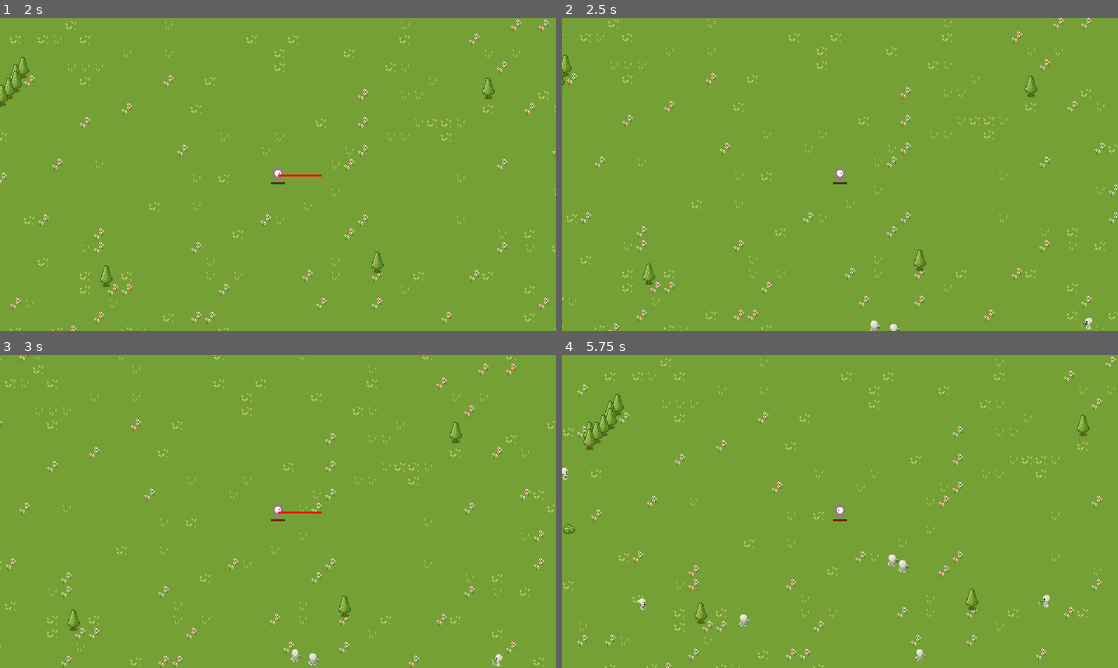
Above: before the commit, frames 1-4 (two rows, left to right).
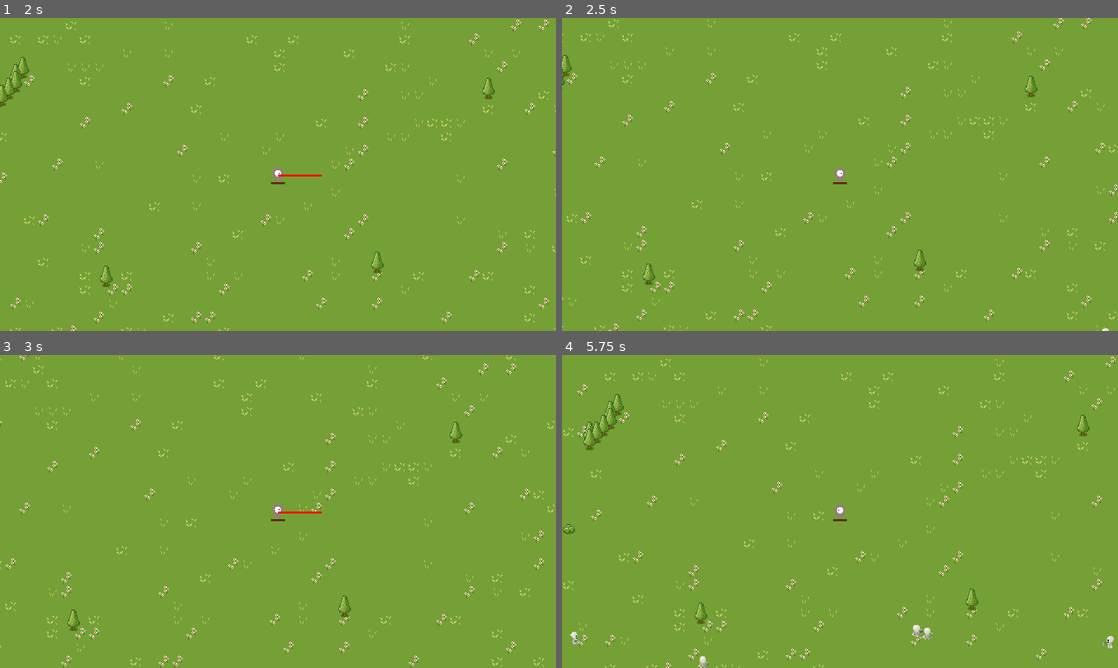
Above: after the commit, the same moments.

Repository: lyquid/ParkingSurvivors
Game: Godot game, scene res://Main.tscn
The game is run twice, just before and just after one commit, with the same random seed, the same clock (stepped at 60 frames per second) and the same inputs.
Inputs:
- Up to frame 1 (2 s): tap Enter at 0.5 s; hold D (move_right) 0.53-1.28 s; hold S (move_down) from 1.28 s (still down)
- Up to frame 2 (2.5 s): release S (move_down) at 2.03 s; hold D (move_right) from 2.03 s (still down)
- Up to frame 3 (3 s): release D (move_right) at 2.78 s; hold W (move_up) from 2.78 s (still down)
- Up to frame 4 (5.75 s): release W (move_up) at 3.53 s; hold A (move_left) 3.53-5.03 s; hold S (move_down) from 5.03 s (still down)

Frame 1 is identical in both runs. In frame 2, 0.1% of the frame differs, in the area x 55-99%, y 95-100%; in frame 3, 0.1%; in frame 4, 0.5%, in the area x 0-100%, y 36-100%.

Commit message:
Player bleeds on hit

Diff:
--- a/Main.gd
+++ b/Main.gd
@@ -2,7 +2,7 @@
 
 # Called when the node enters the scene tree for the first time.
 func _ready():
-	pass # Replace with function body.
+	randomize()
 
 
 # Called every frame. 'delta' is the elapsed time since the previous frame.
--- a/characters/enemies/skeleton/Skeleton.gd
+++ b/characters/enemies/skeleton/Skeleton.gd
@@ -9,7 +9,7 @@
 var rng = RandomNumberGenerator.new()
 
 # Movement variables
-export var speed := 40.0
+export var speed := 20.0
 var direction: Vector2
 var last_direction := Vector2(0, 1)
 var bounce_countdown := 0
--- a/characters/player/Player.gd
+++ b/characters/player/Player.gd
@@ -96,8 +96,8 @@
 func hit(damage):
 	health -= damage
 	update_healthbar()
-	#emit_signal("player_stats_changed", self)
+	$AnimationPlayer.play("hit")
+	$HitParticles.emitting = true
 	if health <= 0:
+		# die!
 		pass
-	else:
-		$AnimationPlayer.play("hit")
--- a/characters/player/Player.tscn
+++ b/characters/player/Player.tscn
@@ -14,7 +14,7 @@
 } ]
 
 [sub_resource type="RectangleShape2D" id=2]
-extents = Vector2( 12, 15.5 )
+extents = Vector2( 10, 14.25 )
 
 [sub_resource type="RectangleShape2D" id=3]
 
@@ -34,12 +34,24 @@
 "values": [ Color( 1, 0, 0, 1 ), Color( 1, 1, 1, 1 ) ]
 }
 
+[sub_resource type="ParticlesMaterial" id=5]
+lifetime_randomness = 0.5
+flag_disable_z = true
+direction = Vector3( 0, 0, 0 )
+spread = 180.0
+gravity = Vector3( 0, 98, 0 )
+initial_velocity = 120.0
+initial_velocity_random = 0.5
+orbit_velocity = 0.0
+orbit_velocity_random = 0.0
+radial_accel = -80.0
+damping = 200.0
+damping_random = 0.2
+color = Color( 0.956863, 0.0784314, 0.0784314, 1 )
+
 [node name="Player" type="KinematicBody2D"]
 z_index = 1
 script = ExtResource( 1 )
-__meta__ = {
-"_edit_group_": true
-}
 
 [node name="AnimatedSprite" type="AnimatedSprite" parent="."]
 scale = Vector2( 0.25, 0.25 )
@@ -47,14 +59,11 @@
 animation = "walk"
 
 [node name="CollisionShape2D" type="CollisionShape2D" parent="."]
-position = Vector2( 0, -1.5 )
+position = Vector2( 0, -1.25 )
 shape = SubResource( 2 )
 
 [node name="Camera2D" type="Camera2D" parent="."]
 current = true
-__meta__ = {
-"_edit_group_": true
-}
 
 [node name="HealthBar" parent="." instance=ExtResource( 4 )]
 margin_left = -16.0
@@ -84,5 +93,14 @@
 [node name="AnimationPlayer" type="AnimationPlayer" parent="."]
 anims/hit = SubResource( 4 )
 
+[node name="HitParticles" type="Particles2D" parent="."]
+emitting = false
+amount = 200
+one_shot = true
+explosiveness = 1.0
+visibility_rect = Rect2( -30.4245, -20.2458, 59.3353, 62.2812 )
+local_coords = false
+process_material = SubResource( 5 )
+
 [connection signal="timeout" from="AttackTimer" to="." method="_on_Timer_timeout"]
 [connection signal="timeout" from="Weapon/ShowTimer" to="." method="_on_ShowTimer_timeout"]
Not shown: 1 places in characters/player/Player.tscn that only renumber resources
